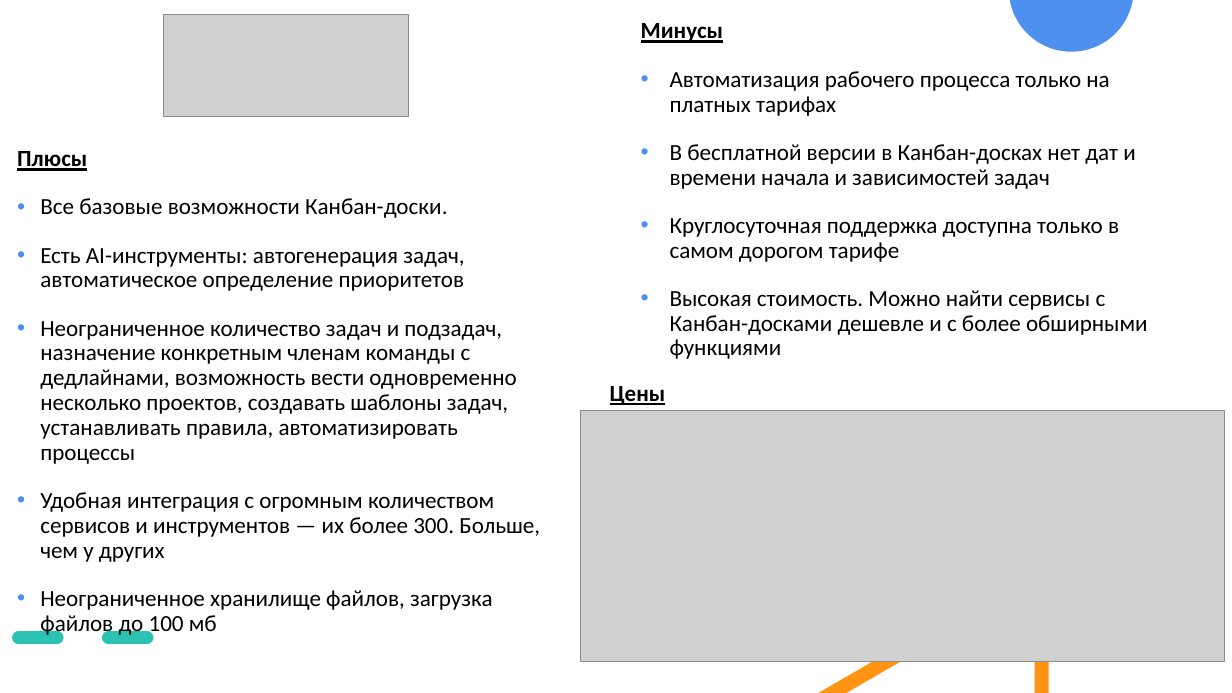
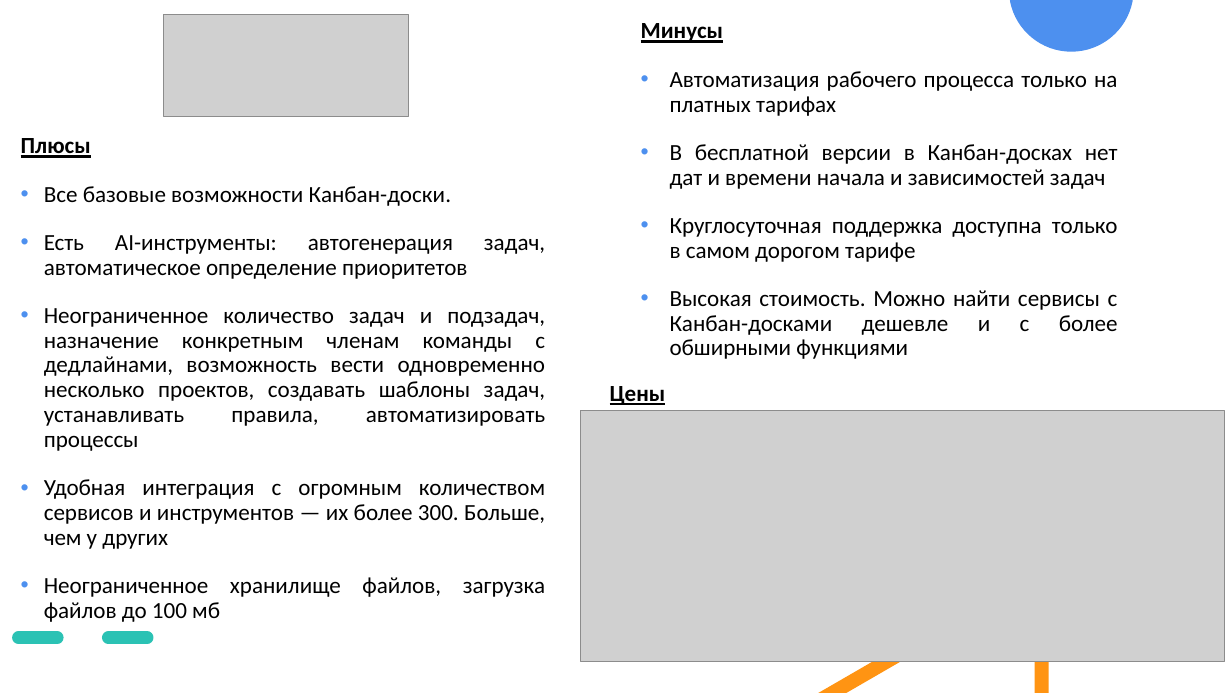
Before and after one commit to r0mbaa/Kanban-Board, a slide deck: slide 10 of Paperwork/РПС_Презентация_к_проекту.pptx (slide 8 before the commit). Drawn at 1232x693 pixels with LibreOffice and Linux fonts; fonts in the diff are those of the drawing; grey boxes stand for pictures. Boxes give left, top, right and bottom in pixels: in the first picture for what was removed or moved away, otherwise in the second. Text is boxed around its words. In the diff, an @@ line names an element or a change of style, - is before the commit and + after.

```diff
--- a/Paperwork/РПС_Презентация_к_проекту.pptx
+++ b/Paperwork/РПС_Презентация_к_проекту.pptx
@@ text at box(670, 71, 1118, 359): alignment left to justified @@
@@ text "Плюсы": place and size @@
-text "Плюсы" at box(17, 151, 540, 638)
+text "Плюсы" at box(21, 138, 545, 622)
@@ text at box(44, 186, 545, 622): alignment left to justified @@
```
Also in this commit, not shown: 9 other slides changed.
